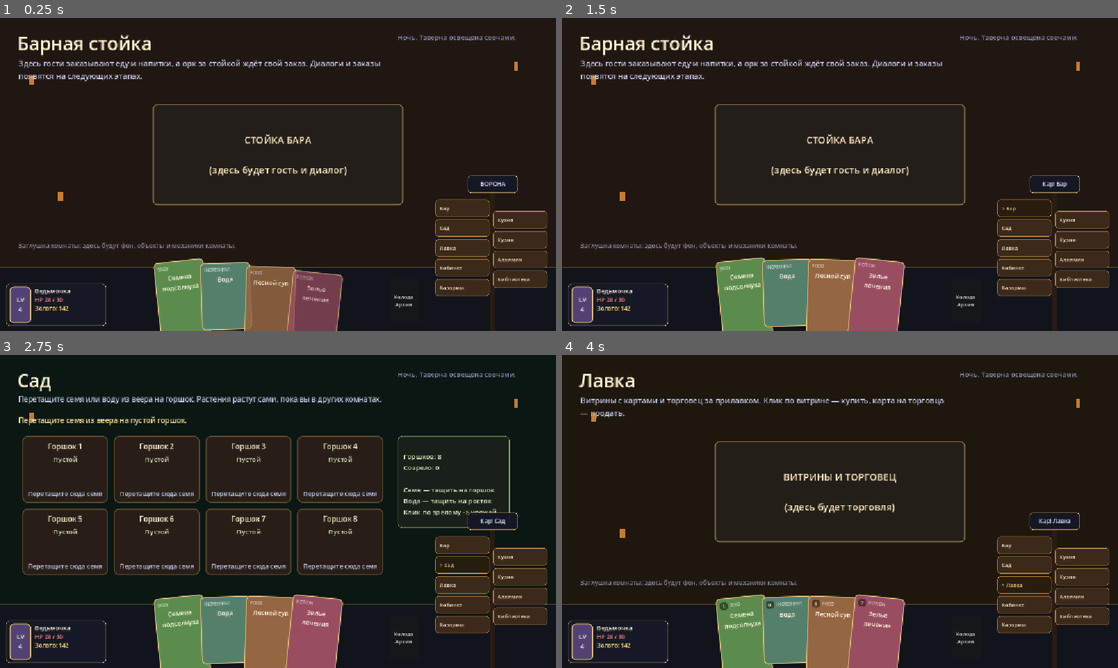
Above: before the commit, frames 1-4 (two rows, left to right).
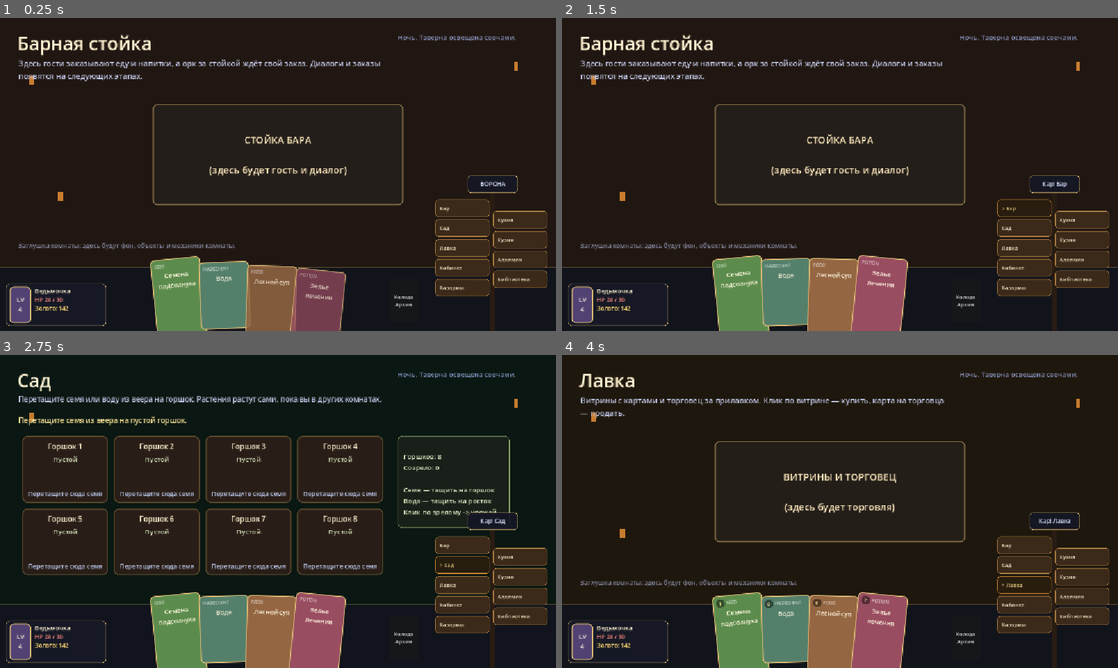
Above: after the commit, the same moments.

Repository: rust1722/eccg
Game: Godot game, scene res://scenes/main.tscn
Two runs of this game, one before a commit and one after it. Both use one fixed random seed, a clock stepped at 60 frames per second and the inputs below.
Inputs:
- Up to frame 1 (0.25 s): no input
- Up to frame 2 (1.5 s): click "Колода Архив" at 0.5 s; click "Закрыть" at 1.25 s
- Up to frame 3 (2.75 s): click "Сад" at 2 s
- Up to frame 4 (4 s): click "Бар" at 2.75 s; click "Лавка" at 3.5 s

The runs differ from the first frame. In frame 1, 1.7% of the frame differs, in the area x 27-63%, y 76-100%; in frame 2, 1.7%; in frame 3, 1.7%; in frame 4, 1.9%, in the area x 27-63%, y 75-100%.

Commit message:
Fix 'short' fan cards: rotate around bottom centre, align bottoms
Root cause (measured on author's screenshots): all cards are
104x136, but they rotated around their geometric centre, so a
tilted card's corners stick out above and below its rectangle
(bounding box grows by W*sin(angle)). The straight card in the
middle of the fan therefore looked cropped at top and bottom
next to its tilted neighbours.

Cards now rotate around their bottom-centre pivot, and the
layout puts every card's lowest point on one baseline
(pos.y compensated by (W/2)*sin(|angle|)). The fan keeps its
tilt, but all cards 'stand' on the same level. Size forcing
and the [HandUI] fan debug print stay as regression guards.

Co-authored-by: arena-agent <297053741+arena-agent@users.noreply.github.com>

Diff:
--- a/scripts/ui/HandUI.gd
+++ b/scripts/ui/HandUI.gd
@@ -89,7 +89,7 @@
 		var view_size: Vector2 = view.get_meta("fan_size", CARD_SIZE)
 		_force_card_size(view)
 		view.size = view_size
-		view.pivot_offset = view_size * 0.5
+		view.pivot_offset = Vector2(view_size.x * 0.5, view_size.y)
 		view.position = _layout_target(i, count, view_size)
 		view.rotation_degrees = _layout_rotation(i, count)
 		view.modulate.a = 1.0
@@ -138,12 +138,20 @@
 	if total > 1:
 		var usable_width := minf(FAN_WIDTH, size.x - 16.0)
 		spacing = minf(spacing, (usable_width - CARD_SIZE.x) / float(total - 1))
-	# Все карты стоят на ОДНОЙ высоте. Веерность даёт лёгкий
-	# поворот карт вокруг центра (см. _layout_rotation), без спуска
-	# «дугой»: от спуска низ боковых карт уезжал за край экрана.
+	# Карты вращаются вокруг НИЖНЕГО центра (pivot внизу карты), а не
+	# вокруг геометрического центра. Раньше был центральный pivot:
+	# у наклонной карты углы торчат выше и ниже её прямоугольника,
+	# поэтому прямая карта в середине веера выглядела «короткой»
+	# (верх ниже, низ выше, чем у соседей) при том же размере 104x136.
+	# Теперь нижняя точка каждой карты ставится на ОДНУ линию:
+	# pos.y поднимается на (W/2)*sin(|угол|) — ровно на столько,
+	# на сколько нижний угол наклонной карты уходит вниз.
+	var angle_rad := deg_to_rad(absf(_layout_rotation(index, total)))
+	var baseline_y := SETTLED_Y + view_size.y
+	var pos_y := baseline_y - view_size.x * 0.5 * sin(angle_rad) - view_size.y
 	return Vector2(
 		(size.x - view_size.x) * 0.5 + offset_from_center * spacing,
-		SETTLED_Y
+		pos_y
 	)
 
 
@@ -199,7 +207,7 @@
 		var view_size: Vector2 = view.get_meta("fan_size", CARD_SIZE)
 		_force_card_size(view)
 		view.size = view_size
-		view.pivot_offset = view_size * 0.5
+		view.pivot_offset = Vector2(view_size.x * 0.5, view_size.y)
 		view.position = _layout_target(i, count, view_size) + Vector2(0, HIDDEN_OFFSET_Y)
 		view.rotation_degrees = _layout_rotation(i, count)
 		view.modulate.a = 0.0
@@ -243,7 +251,7 @@
 	_views.append(new_view)
 	_force_card_size(new_view)
 	new_view.size = CARD_SIZE
-	new_view.pivot_offset = CARD_SIZE * 0.5
+	new_view.pivot_offset = Vector2(CARD_SIZE.x * 0.5, CARD_SIZE.y)
 	new_view.position = _global_to_local(source_global_position)
 	new_view.rotation_degrees = -6.0
 	new_view.z_index = 20
Not shown, changed: docs/STAGE_5.md
